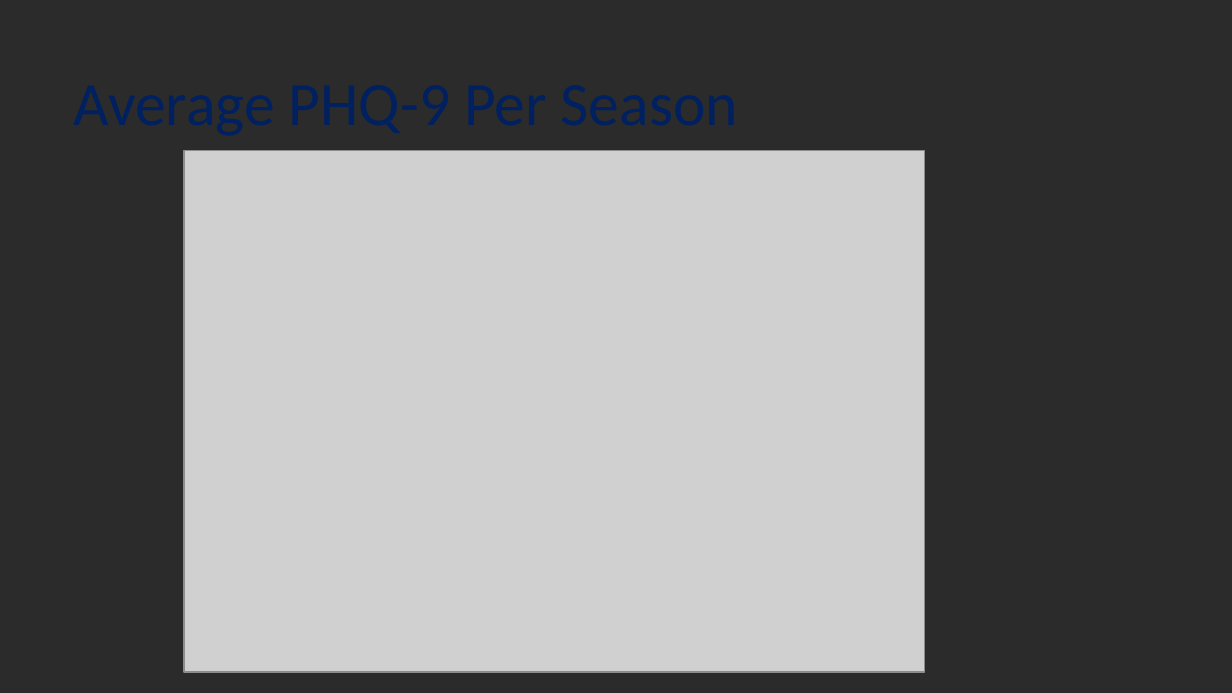
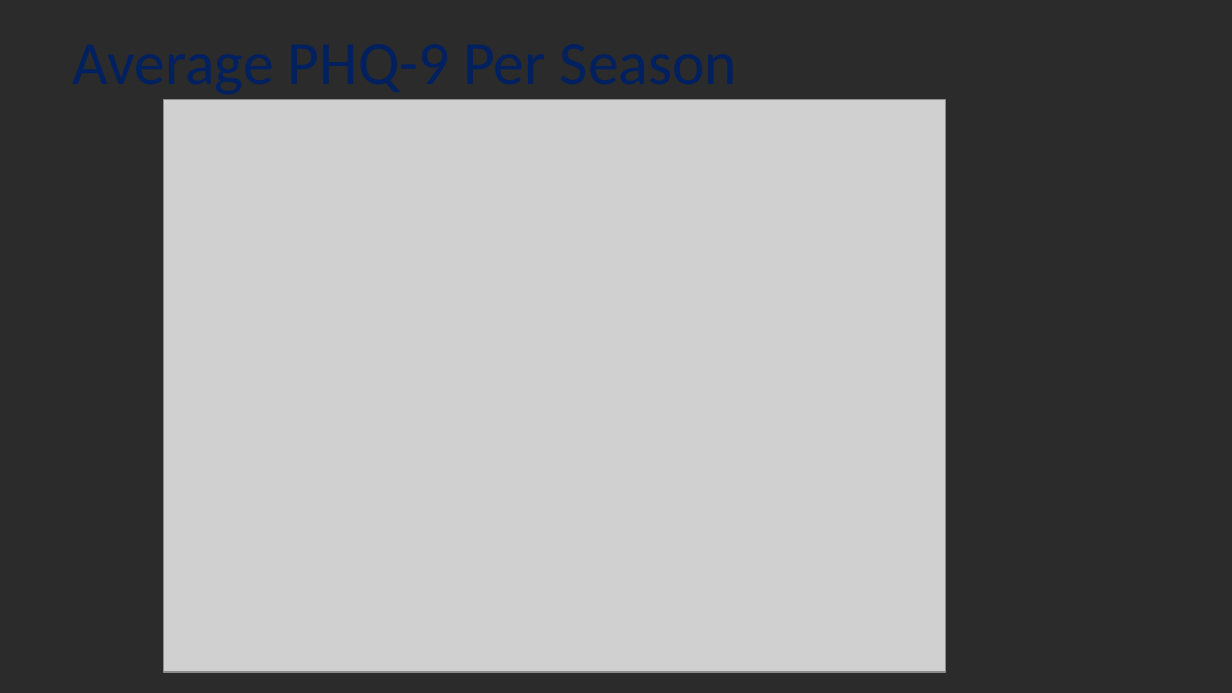
Before and after one commit to meera-patel01/PHQ-9-ANALYSIS, a slide deck: slide 9 of PHQ9Analysis_Project1.pptx (slide 8 before the commit). Drawn at 1232x693 pixels with LibreOffice and Linux fonts; fonts in the diff are those of the drawing; grey boxes stand for pictures; background and template pictures are left out; a plain dark background stands for a picture behind light text. Boxes give left, top, right and bottom in pixels: in the first picture for what was removed or moved away, otherwise in the second. Text is boxed around its words. In the diff, an @@ line names an element or a change of style, - is before the commit and + after.

```diff
--- a/PHQ9Analysis_Project1.pptx
+++ b/PHQ9Analysis_Project1.pptx
@@ title "Average PHQ-9 Per Season" rewrapped from [62,49,987,153] to [73,44,737,94] @@
@@ picture: place and size @@
-picture at [184,150,924,673]
+picture at [164,100,946,673]
```
Also in this commit, not shown: 9 other slides changed, 2 slides added, 1 other file.
